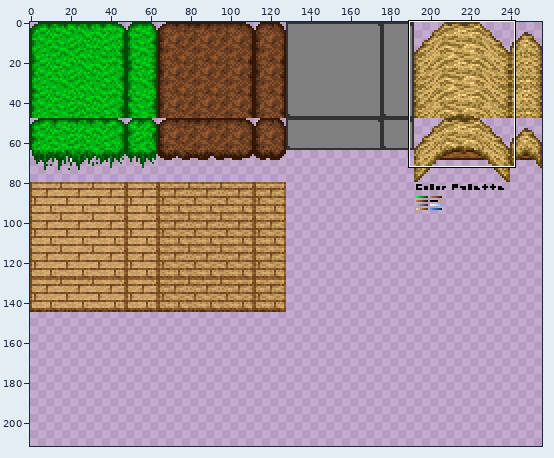
Sprite sheet -- graphics/terrain/HTerrain.png. The picture above shows the old version from afar; the outline marks the close-up.
Close-up. Old version:
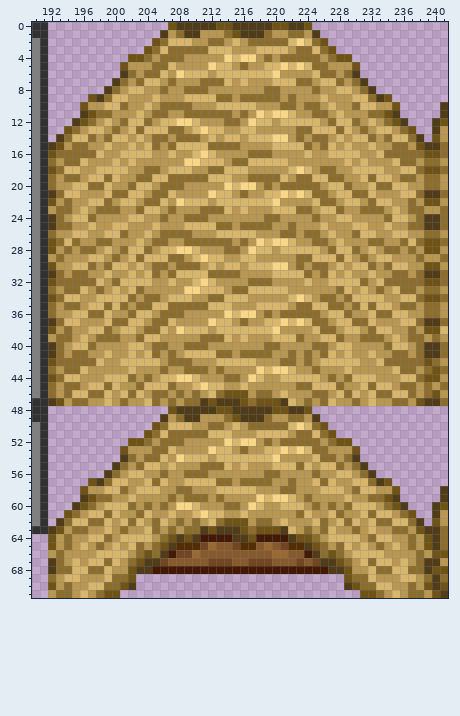
The file is 256x256 pixels. Shown: x 190..241, y 0..71. The wide view leaves out empty margins. The commit also changed other parts of the picture, which this record leaves out.
After the commit:
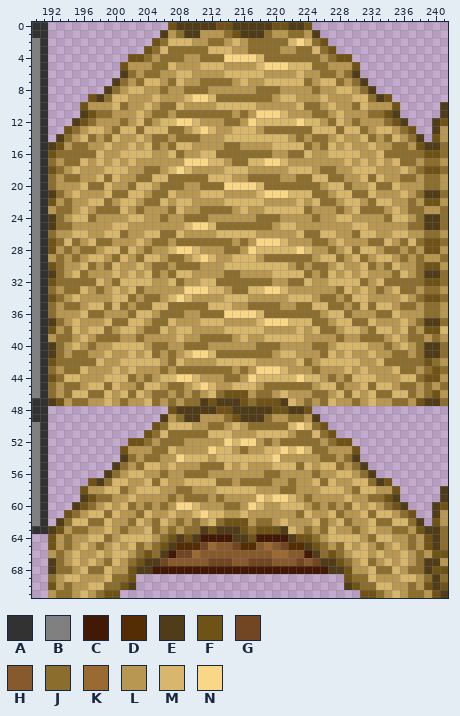
Palette (. is transparent): A #323232  B #808080  C #411905  D #552d05  E #503c18  F #6f5316  G #734623  H #875a2d  J #8b6d2e  K #9b6932  L #b89753  M #d8b76d  N #f9d787
Changes in this commit:
Changed rows in their new state; - is an unchanged pixel.
first column x 193:
 3 ------------------------JJJJL-----------------
 4 ------------------JJJ-N--M-J------------------
 5 ------------------MM-L-L-MNN--M---------------
 6 -------------L-M-LL-L-----LL--M-L-------------
 7 ---------------M-----J----M---M---------------
 8 -------------------------J--------------------
 9 -----------------NN---J----LMM----------------
10 ------L--------ML-----------LLM--------L------
11 ---------------J----------N-ML----------------
12 ------L--L-----------------M--N-----L--L------
13 --------M-----------L-M---JJJJ-------M--------
14 --L-----L----------L---M---MM--------L-----L--
15 -----------------LLLL-------------------------
16 ---------------J-LM-JJJJ-----JJ---------------
17 -----M------------N-------NN------------M-----
18 -L---L---------N---LL---------M---------L---L-
19 ----L-----------------------L------------L----
20 --L---------------JJJ-N--M-J---------------L--
21 -L----------------MM-L-L-MNN--M-------------L-
22 ---------------M-LL-L-----LL--M---------------
23 --------M--LL--M-----J----M---M--LL--M--------
24 -------------------------J--------------------
25 ----L-------L----NN---J-----MM---L-------L----
26 ------------M--ML-----------LLM--M------------
27 ----M----------J----------N-ML-----------M----
28 -------M--L--L-------------M--N-L--L--M-------
29 --J-----ML---L------L-M---JJJJ--L---LM-----J--
30 J-L-----L----------L---M---MM--------L-----L-J
31 --M---LM---------LLLL-----------------ML---M--
32 ---------------J-LM-JJJJ-----JJ---------------
33 ------------------N-------NN------------------
34 -L---LL--------N---LL---------M--------LL---L-
35 ------------------------JJJJL-----------------
36 --L---L-----------JJJ-N--M-J-----------L---L--
37 -L----------------MM-L-L-MNN--M-------------L-
38 --M------------M-LL-L-----LL--M------------M--
39 -----------LL--M-----J----M---M--LL-----------
40 ---L---MM----------------J-----------MM---L---
41 -----------------NN---J-----MM-L--------------
42 ---------------ML-----------LLM---------------
43 -------M-------J---J-J-J--N-ML--------M-------
44 --------------------------MM--N---------------
45 -------------L-J----L-M-M-JJJJ--L-------------
first column x 206:
54 L------------------L
first column x 200:
60 L------------------------------L
62 -L----------------------------L-
first column x 195:
66 M---L--------------------------------L---M
67 ---L----------------------------------L---
68 L----------------------------------------L
